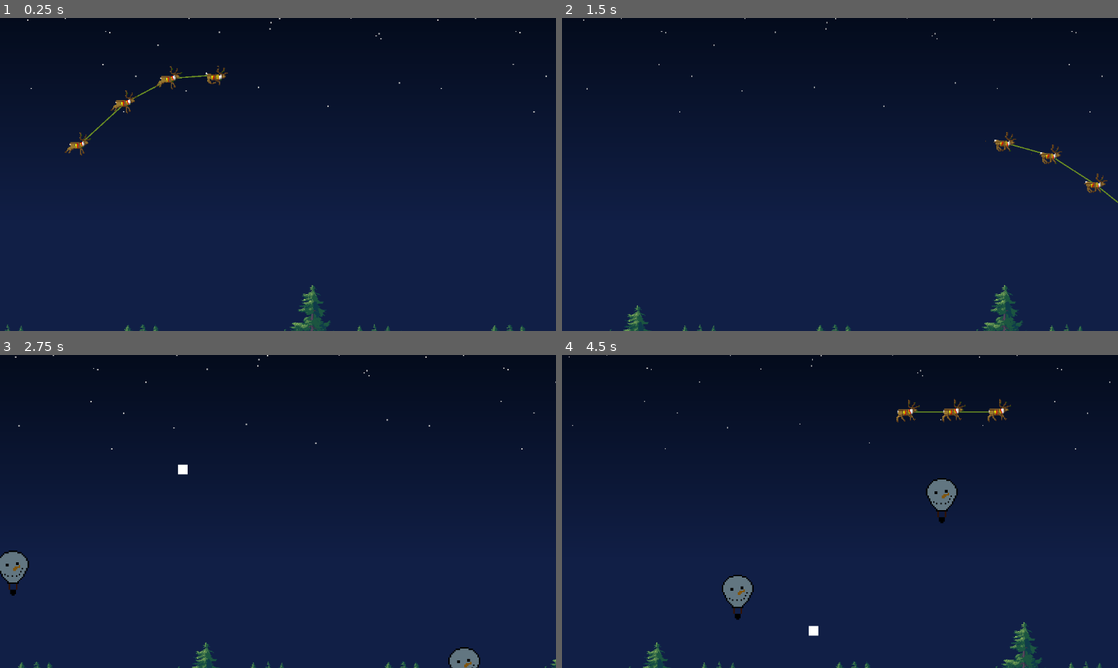
Above: before the commit, frames 1-4 (two rows, left to right).
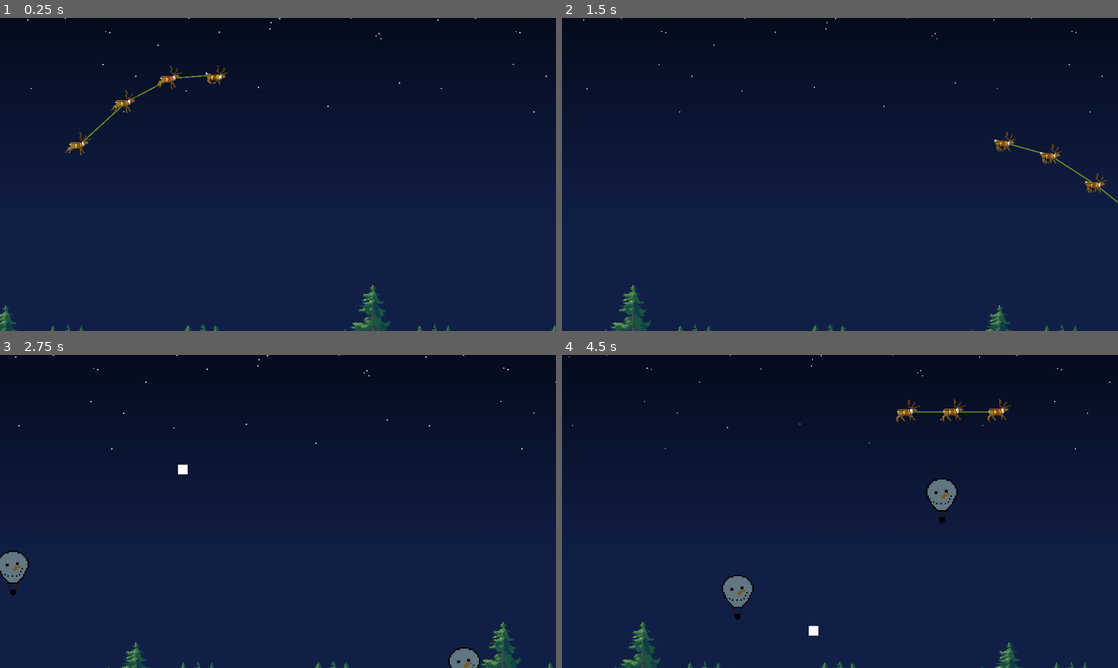
Above: after the commit, the same moments.

Repository: lohchness/santa-claus
Game: Godot game, scene res://level/level.tscn
The game is run twice, just before and just after one commit, with the same random seed, the same clock (stepped at 60 frames per second) and the same inputs.
Inputs (mouse positions are in pixels of both pictures, inside the frame that each line leads up to):
- Up to frame 1 (0.25 s): no input
- Up to frame 2 (1.5 s): move the mouse to (962, 158) at 0.52 s; hold Right (right) 0.53-1.28 s; move the mouse to (728, 190) at 1.27 s; hold Down (down) from 1.28 s (still down)
- Up to frame 3 (2.75 s): move the mouse to (333, 442) at 2.02 s; release Down (down) at 2.03 s; hold Right (right) from 2.03 s (still down)
- Up to frame 4 (4.5 s): move the mouse to (812, 574) at 2.77 s; release Right (right) at 2.78 s; hold Up (up) 2.78-3.53 s; move the mouse to (1006, 558) at 3.52 s; hold Left (left) from 3.53 s (still down); move the mouse to (673, 464) at 4.27 s

The runs differ from the first frame. In frame 1, 1.3% of the frame differs, in the area x 0-100%, y 85-100%; in frame 2, 1.0%; in frame 3, 1.0%; in frame 4, 1.2%.

Commit message:
fix: slower balloon

Diff:
--- a/parallax/background_parallax.tscn
+++ b/parallax/background_parallax.tscn
@@ -24,7 +24,7 @@
 
 [node name="TreesLong" type="Parallax2D" parent="."]
 repeat_size = Vector2(1520, 0)
-autoscroll = Vector2(-1000, 0)
+autoscroll = Vector2(-500, 0)
 
 [node name="Sprite2D" type="Sprite2D" parent="TreesLong"]
 position = Vector2(467, 575)
